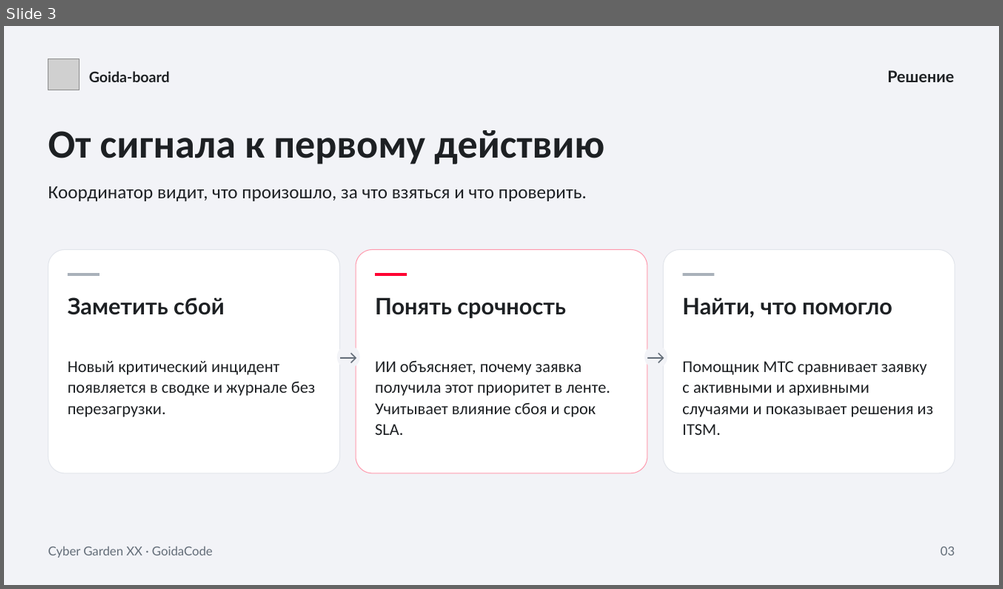
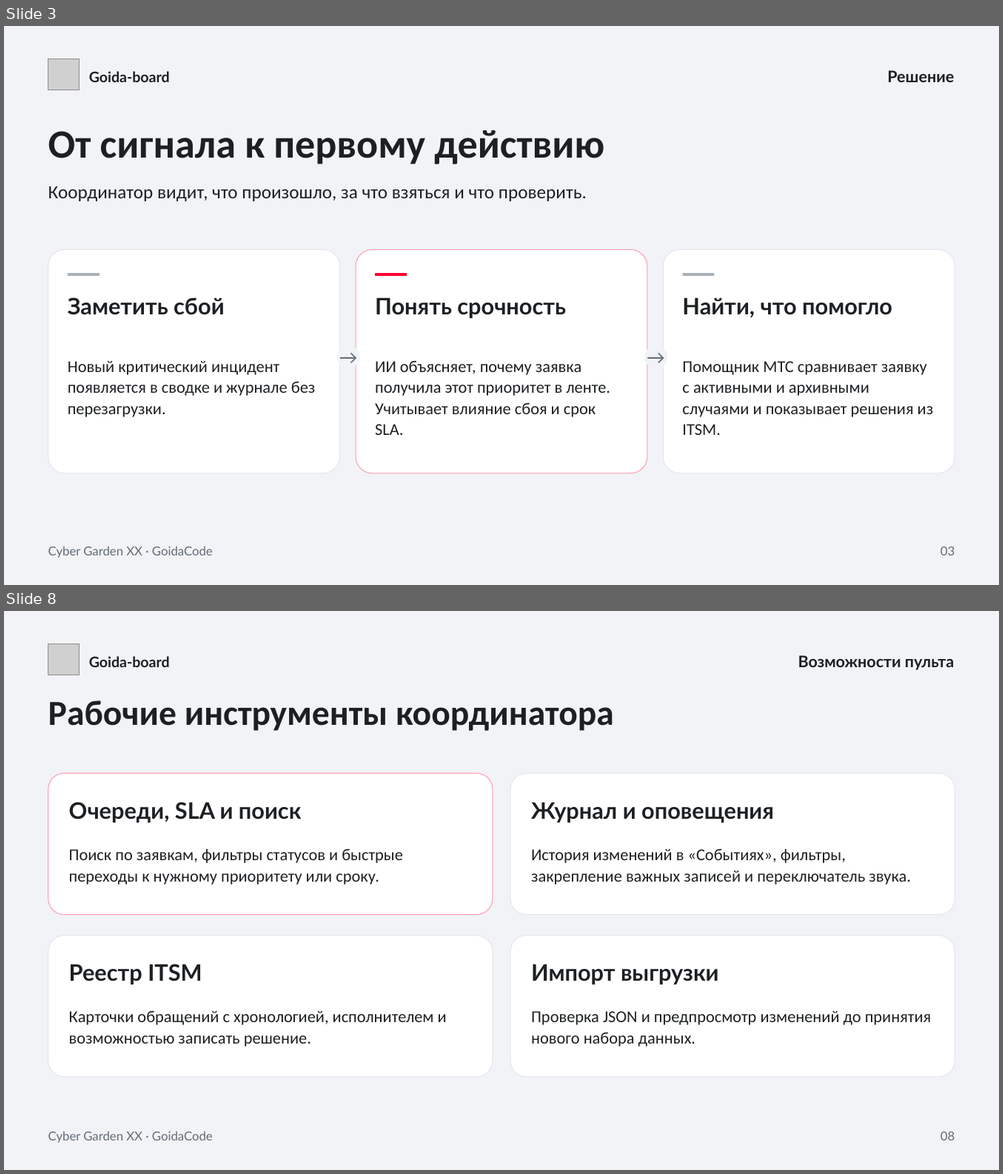
Before and after one commit to LIGI464/MTS, a slide deck: docs/hackathon/goida-board.pptx. Shown one above the other, each under a label of ours: slide 3 before the commit, slides 3 and 8 after it; the slides between them are not shown. The pictures are 1003x589 and 1003x1174 pixels, drawn with LibreOffice and Linux fonts; fonts in the diff are those of the drawing; grey boxes stand for pictures. Boxes give left, top, right and bottom in pixels: in the first picture for what was removed or moved away, otherwise in the second. Text is boxed around its words. In the diff, an @@ line names an element or a change of style, - is before the commit and + after.

```diff
--- a/docs/hackathon/goida-board.pptx
+++ b/docs/hackathon/goida-board.pptx
@@ slide 8 added at <box>4,611,999,1170</box>, background #F2F3F7 @@
@@ picture added at <box>48,644,79,675</box> @@
@@ text added at <box>89,656,170,667</box>, 15.8 pt, text #1D2023, bold @@
+Goida-board
@@ text added at <box>798,655,953,670</box>, 17.2 pt, text #1D2023, bold @@
+Возможности пульта
@@ text added at <box>48,701,614,731</box>, 38.2 pt, text #1D2023, bold @@
+Рабочие инструменты координатора
@@ rounded rectangle added at <box>48,774,492,915</box>, fill #FFFFFF, outline #FF99AD 0.8 pt @@
@@ rounded rectangle added at <box>511,774,955,915</box>, fill #FFFFFF, outline #E2E5EB 0.8 pt @@
@@ text added at <box>69,802,301,823</box>, 24.8 pt, text #1D2023, bold @@
+Очереди, SLA и поиск
@@ text added at <box>531,802,774,823</box>, 24.8 pt, text #1D2023, bold @@
+Журнал и оповещения
@@ text added at <box>69,849,403,885</box>, 18 pt, text #1D2023 @@
+Поиск по заявкам, фильтры статусов и быстрые переходы к нужному приоритету или сроку.
@@ text added at <box>531,849,910,885</box>, 18 pt, text #1D2023 @@
+История изменений в «Событиях», фильтры, закрепление важных записей и переключатель звука.
@@ rounded rectangle added at <box>48,936,492,1078</box>, fill #FFFFFF, outline #E2E5EB 0.8 pt @@
@@ rounded rectangle added at <box>511,936,955,1078</box>, fill #FFFFFF, outline #E2E5EB 0.8 pt @@
@@ text added at <box>69,964,202,985</box>, 24.8 pt, text #1D2023, bold @@
+Реестр ITSM
@@ text added at <box>531,964,719,985</box>, 24.8 pt, text #1D2023, bold @@
+Импорт выгрузки
@@ text added at <box>69,1011,447,1047</box>, 18 pt, text #1D2023 @@
+Карточки обращений с хронологией, исполнителем и возможностью записать решение.
@@ text added at <box>531,1011,930,1047</box>, 18 pt, text #1D2023 @@
+Проверка JSON и предпросмотр изменений до принятия нового набора данных.
@@ text added at <box>48,1131,213,1143</box>, 13.5 pt, text #626C77 @@
+Cyber Garden XX · GoidaCode
@@ text added at <box>940,1132,954,1141</box>, 13.5 pt, text #626C77 @@
+08
```
Also in this commit, not shown: 6 slides changed, 2 other slides added, 2 other files.
